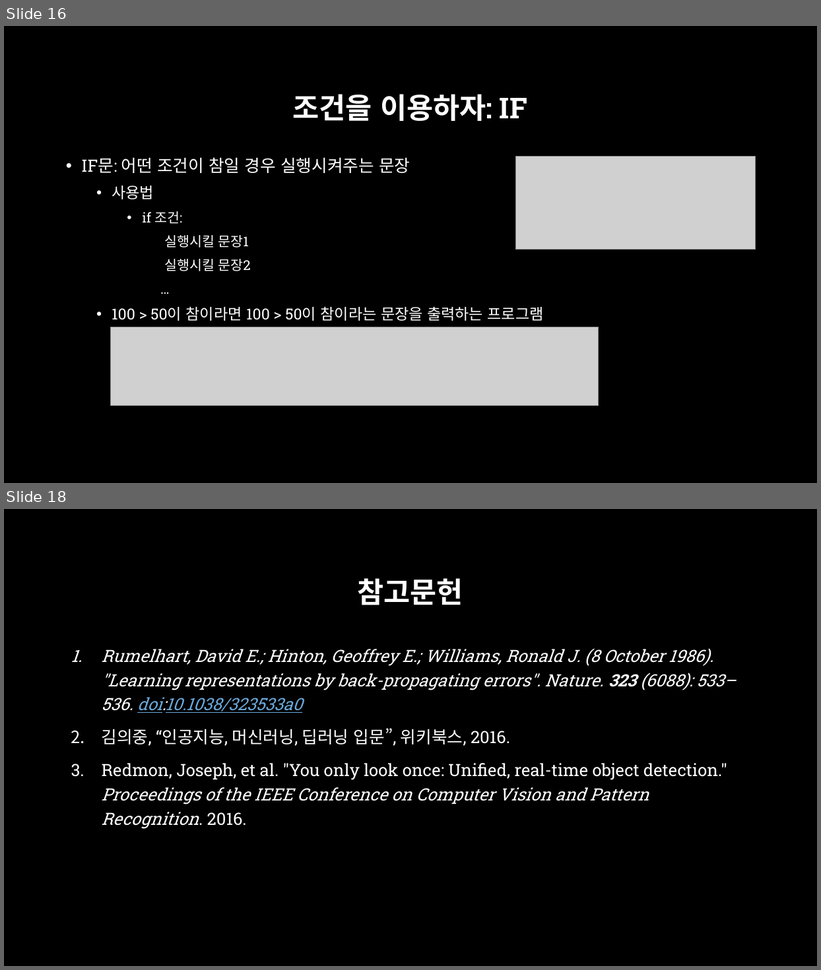
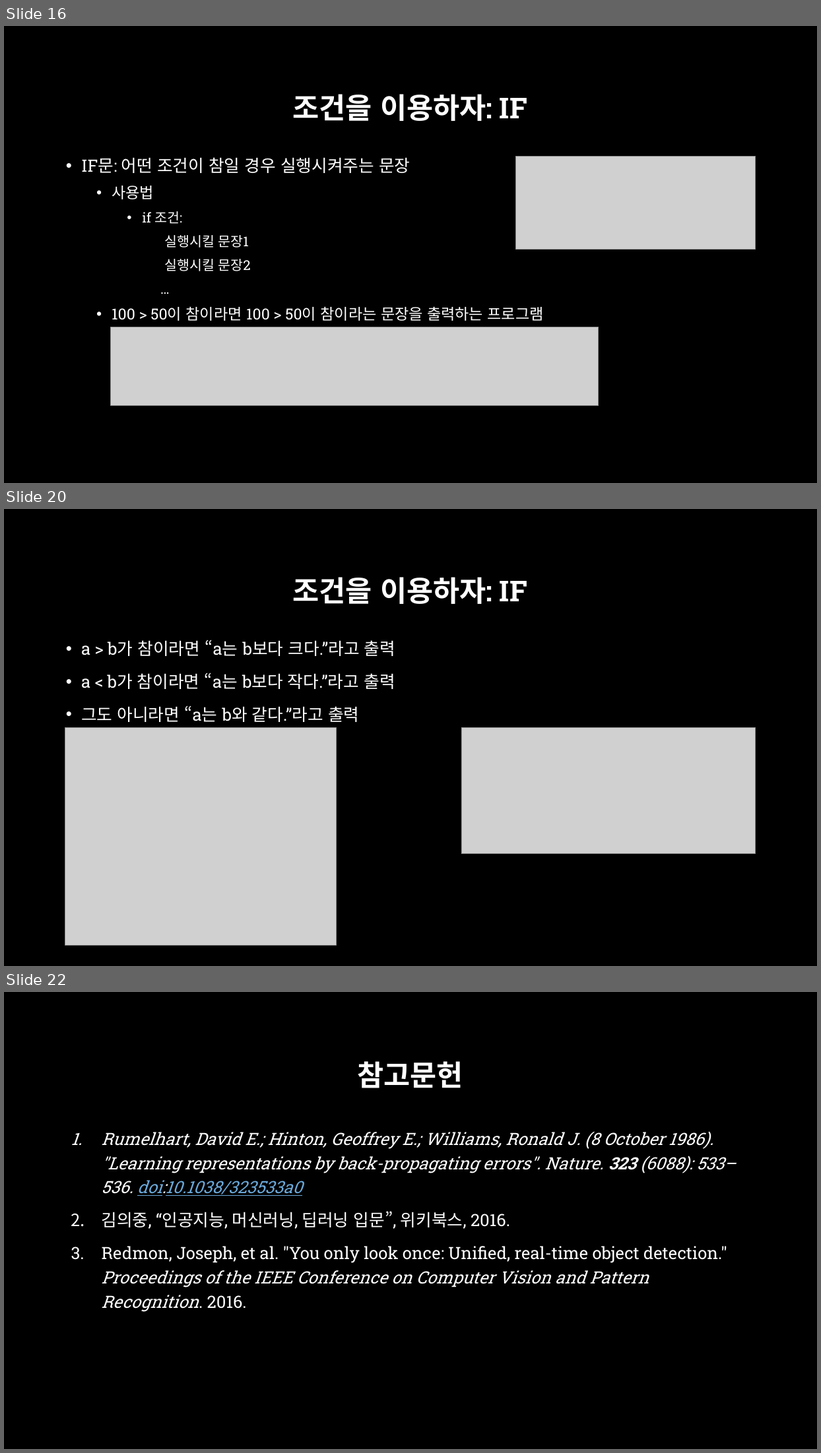
Before and after one commit to across0406/2017-GNU-Science-Camp-of-Computer-Science, a slide deck: ppt/2. 실습환경 및 Python 기초.pptx. Shown one above the other, each under a label of ours: slides 16 and 18 before the commit, slides 16, 20 and 22 after it; the slides between them are not shown. The pictures are 821x970 and 821x1453 pixels, drawn with LibreOffice and Linux fonts; fonts in the diff are those of the drawing; grey boxes stand for pictures; background and template pictures are left out. Boxes give left, top, right and bottom in pixels: in the first picture for what was removed or moved away, otherwise in the second. Text is boxed around its words. In the diff, an @@ line names an element or a change of style, - is before the commit and + after.

```diff
--- a/ppt/2. 실습환경 및 Python 기초.pptx
+++ b/ppt/2. 실습환경 및 Python 기초.pptx
@@ slide 20 added at [4,509,817,966], background picture (left out) @@
@@ title added at [293,577,527,604], 34 pt, text #FFFFFF, bold @@
+조건을 이용하자: IF
@@ text added at [81,640,395,722], 20 pt, text #FFFFFF @@
+• a > b가 참이라면 “a는 b보다 크다.”라고 출력
+• a < b가 참이라면 “a는 b보다 작다.”라고 출력
+• 그도 아니라면 “a는 b와 같다.”라고 출력
@@ picture added at [65,728,337,946] @@
@@ picture added at [461,728,756,854] @@
@@ what was slide 18 is now slide 22 @@
```
Also in this commit, not shown: 1 slide changed, 3 other slides added, 2 other files.
